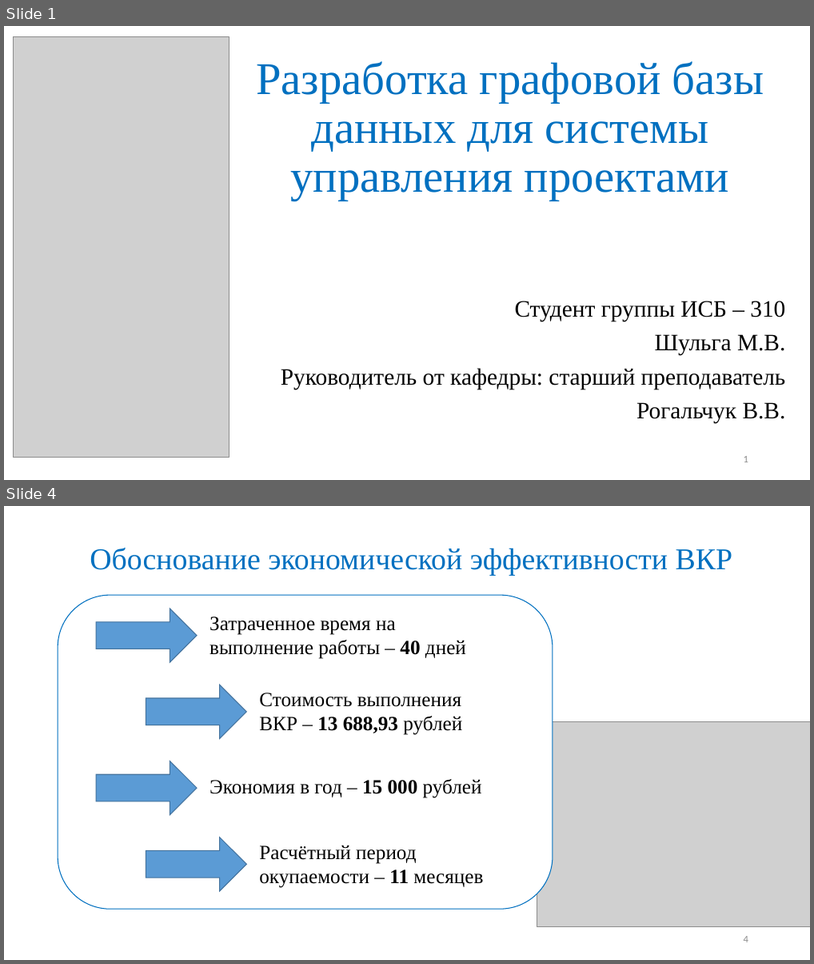
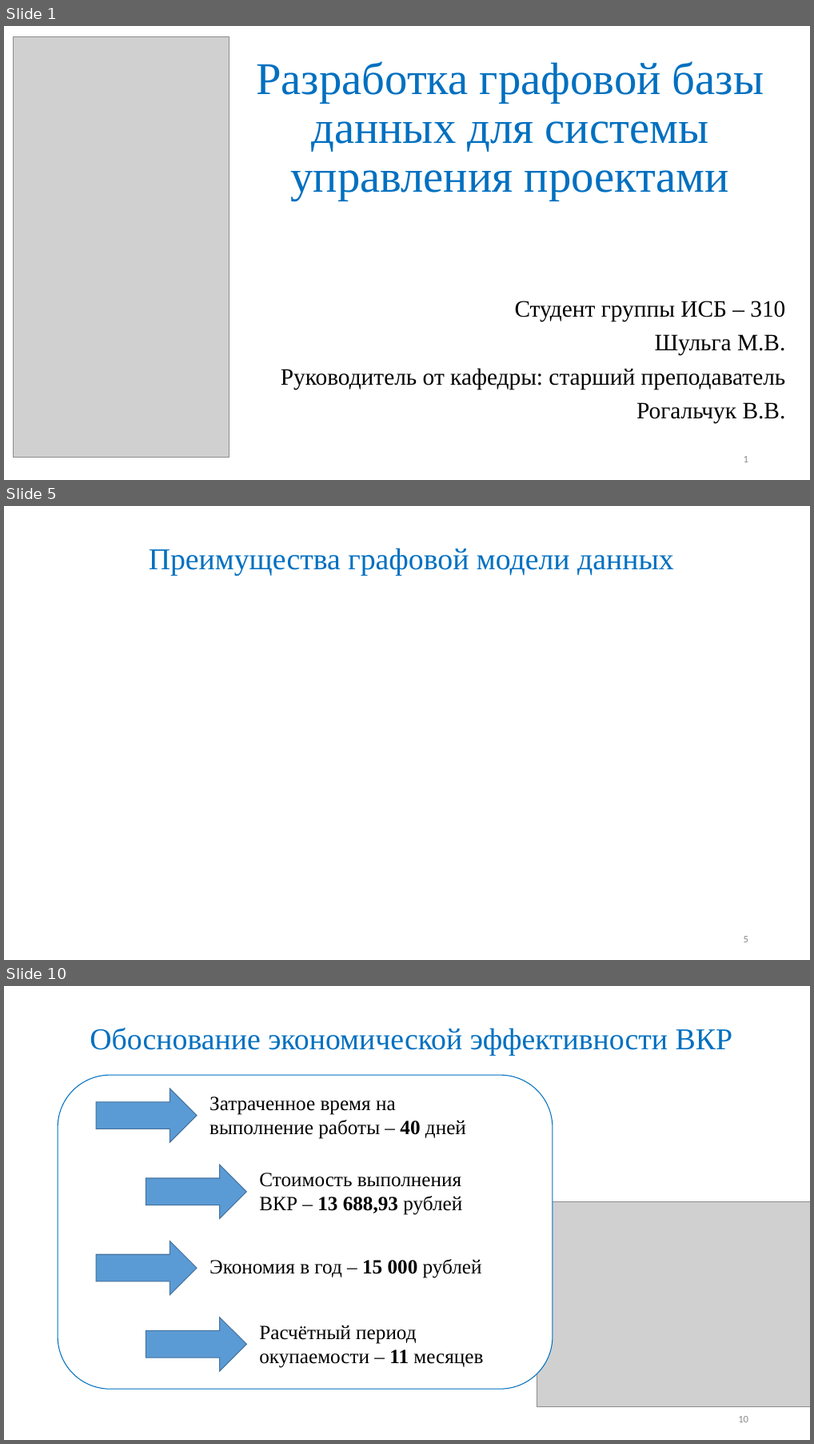
Before and after one commit to Maglus/-2017, a slide deck: Презентация ВКР2017.pptx. Shown one above the other, each under a label of ours: slides 1 and 4 before the commit, slides 1, 5 and 10 after it; the slides between them are not shown. The pictures are 814x964 and 814x1444 pixels, drawn with LibreOffice and Linux fonts; fonts in the diff are those of the drawing; grey boxes stand for pictures. Boxes give left, top, right and bottom in pixels: in the first picture for what was removed or moved away, otherwise in the second. Text is boxed around its words. In the diff, an @@ line names an element or a change of style, - is before the commit and + after.

```diff
--- a/Презентация ВКР2017.pptx
+++ b/Презентация ВКР2017.pptx
@@ slide 5 added at [4, 506, 810, 960], background #FFFFFF @@
@@ title added at [149, 548, 674, 576], 36 pt, text #0070C0 @@
+Преимущества графовой модели данных
@@ page number added at [744, 936, 749, 942], 12 pt, text #8C8C8C @@
+5
@@ what was slide 4 is now slide 10 @@
@@ page number at [738, 1416, 749, 1422]: text changed @@
-4
+10
```
Also in this commit, not shown: 2 slides changed, 5 other slides added.
